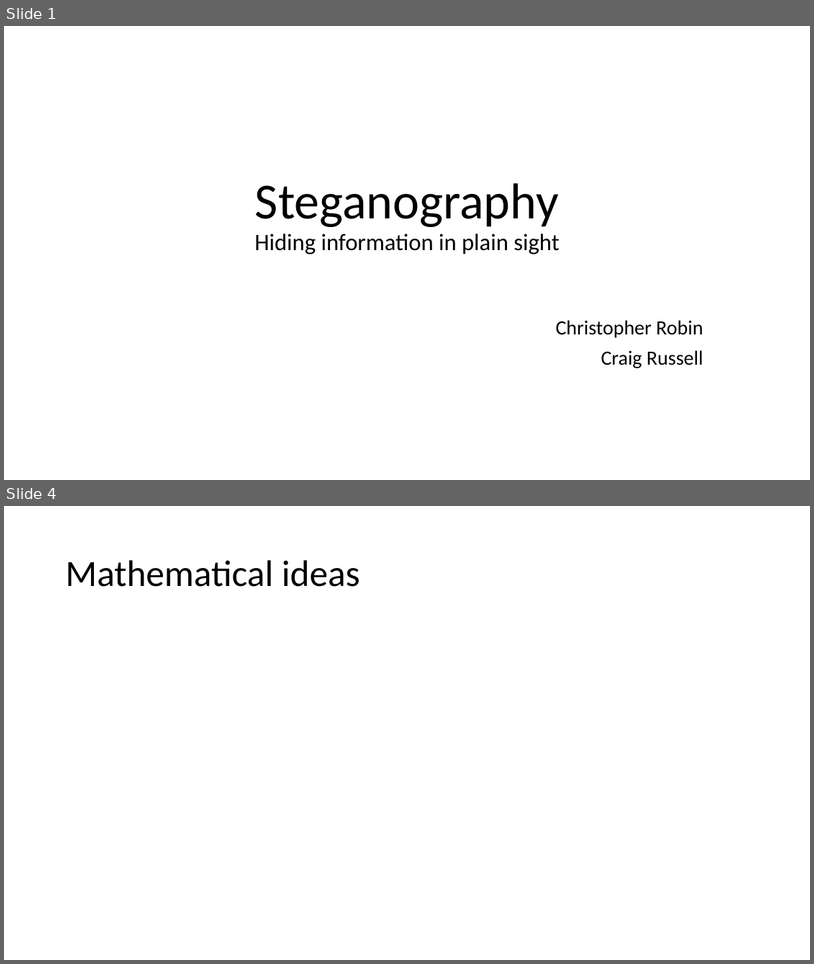
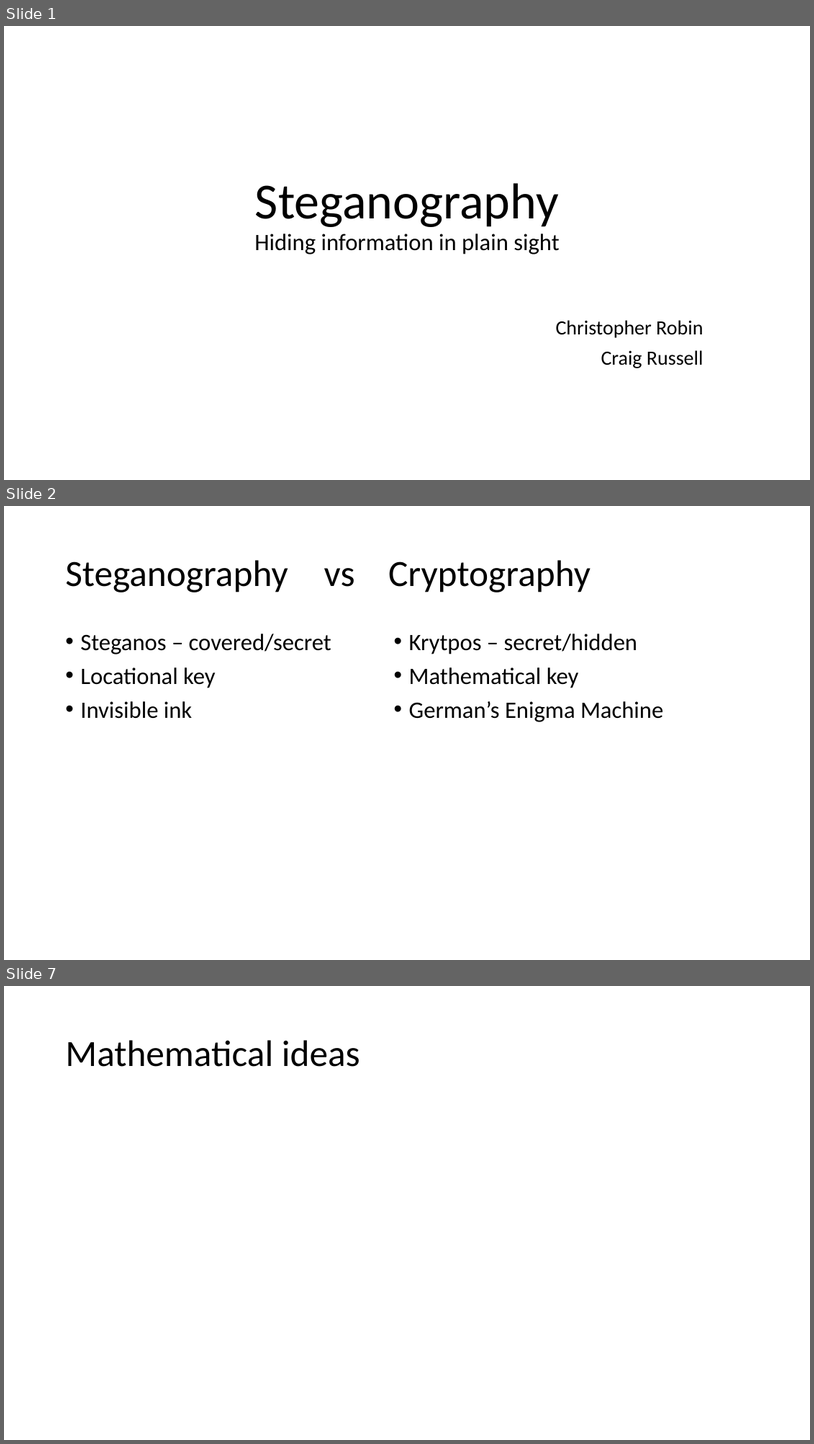
Before and after one commit to crussell2021/SteganographyProject, a slide deck: Documents/Presentation.pptx. Shown one above the other, each under a label of ours: slides 1 and 4 before the commit, slides 1, 2 and 7 after it; the slides between them are not shown. The pictures are 814x964 and 814x1444 pixels, drawn with LibreOffice and Linux fonts; fonts in the diff are those of the drawing. Boxes give left, top, right and bottom in pixels: in the first picture for what was removed or moved away, otherwise in the second. Text is boxed around its words. In the diff, an @@ line names an element or a change of style, - is before the commit and + after.

```diff
--- a/Documents/Presentation.pptx
+++ b/Documents/Presentation.pptx
@@ slide 2 added at <box>4,506,810,960</box>, background #FFFFFF @@
@@ title added at <box>65,560,591,592</box>, 44 pt, text #000000 @@
+Steganography vs Cryptography
@@ text added at <box>80,633,332,718</box>, 28 pt, text #000000 @@
+• Steganos – covered/secret
+• Locational key
+• Invisible ink
@@ text added at <box>409,633,664,722</box>, 28 pt, text #000000 @@
+• Krytpos – secret/hidden
+• Mathematical key
+• German’s Enigma Machine
@@ what was slide 4 is now slide 7 @@
```
Also in this commit, not shown: 2 slides changed, 2 other slides added, 1 other file.
